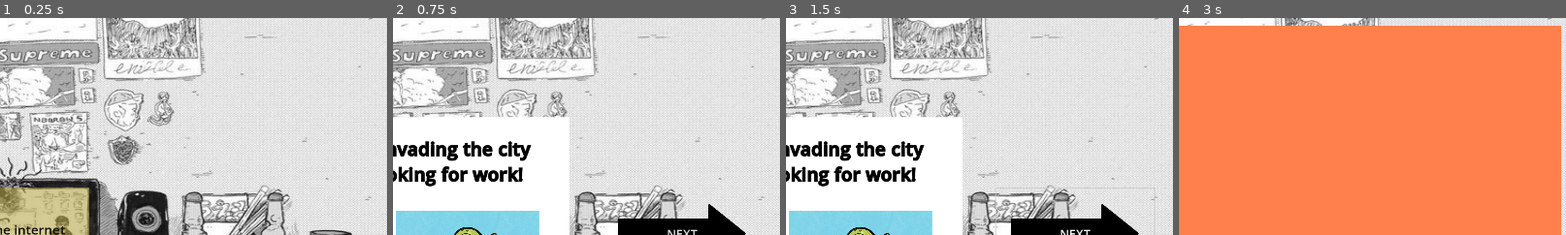
Above: before the commit, frames 1-4 (left to right).
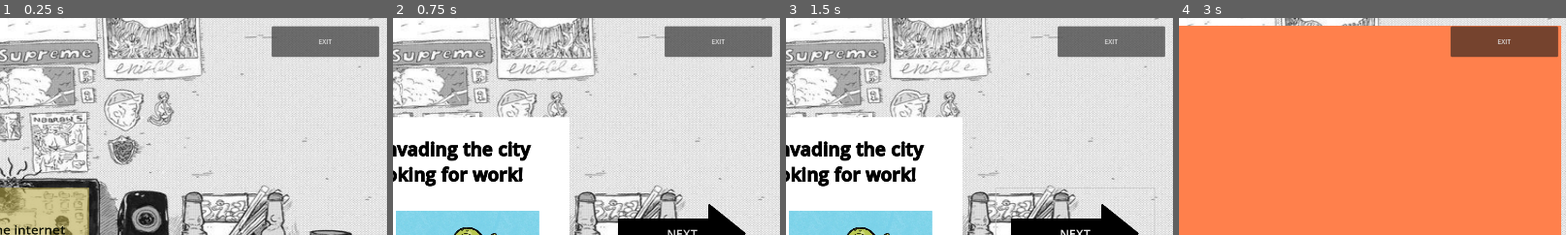
Above: after the commit, the same moments.

Repository: l33t5p34k3r/truth-lies-and-democracy
Game: Godot game, scene res://Scenes/game.tscn
Two runs of this game, one before a commit and one after it. Both use one fixed random seed, a clock stepped at 60 frames per second and the inputs below. This scene is started directly instead of the project's main scene.
Inputs:
- Up to frame 1 (0.25 s): no input
- Up to frame 2 (0.75 s): click "What to write today?" at 0.5 s
- Up to frame 3 (1.5 s): click "NEXT" at 1.25 s
- Up to frame 4 (3 s): click "NEXT" at 2 s; click "Call someone" at 2.75 s
The pictures show only the part of the screen within x 48-98%, y 3-53%; the shares and areas given below are measured in that part.

The runs differ from the first frame. In frame 1, 4.1% of the frame differs, in the area x 70-98%, y 3-19%; in frame 2, 4.1%; in frame 3, 4.1%; in frame 4, 4.1%.

Commit message:
added button to exit

Diff:
--- a/fake_news_game_jam/Scenes/game.gd
+++ b/fake_news_game_jam/Scenes/game.gd
@@ -23,3 +23,7 @@
 
 func _on_write_news_pressed() -> void:
 	incoming_news.show()
+
+
+func _on_button_pressed() -> void:
+	get_tree().quit()
--- a/fake_news_game_jam/Scenes/game.tscn
+++ b/fake_news_game_jam/Scenes/game.tscn
@@ -86,6 +86,14 @@
 unique_name_in_owner = true
 visible = false
 
+[node name="Button" type="Button" parent="."]
+offset_left = 636.0
+offset_top = -488.0
+offset_right = 902.0
+offset_bottom = -412.0
+text = "EXIT"
+
 [connection signal="pressed" from="write_news" to="." method="_on_write_news_pressed"]
 [connection signal="pressed" from="call_someone" to="." method="_on_call_someone_pressed"]
 [connection signal="pressed" from="check_internet" to="." method="_on_check_internet_pressed"]
+[connection signal="pressed" from="Button" to="." method="_on_button_pressed"]
